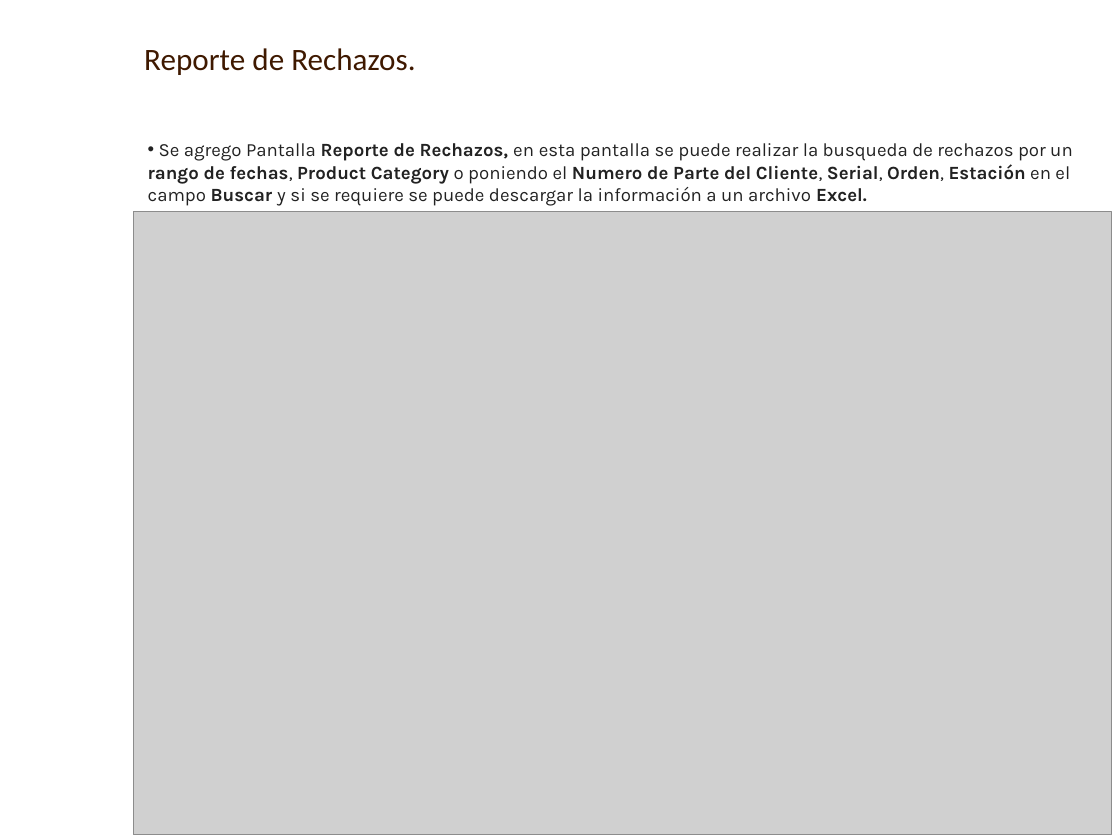
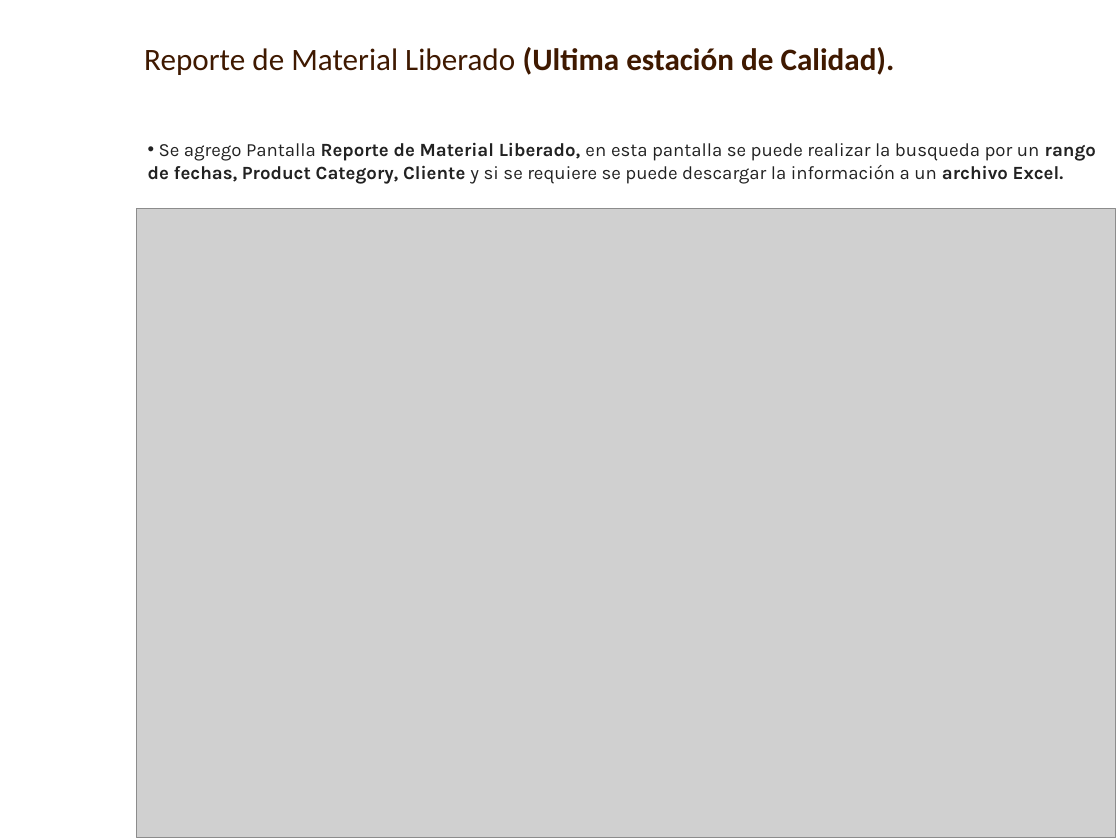
Before and after one commit to AXDELAROSA/CONTROL_QUALITY, a slide deck: slide 2 of 70_LIBERACION_QC/Docs/[QC] Reporte Material Liberado.pptx. Drawn at 1120x840 pixels with LibreOffice and Linux fonts; fonts in the diff are those of the drawing; grey boxes stand for pictures; background and template pictures are left out. Boxes give left, top, right and bottom in pixels: in the first picture for what was removed or moved away, otherwise in the second. Text is boxed around its words. In the diff, an @@ line names an element or a change of style, - is before the commit and + after.

Commit message:
se eliminaron archivos que no se ocupaban

```diff
--- a/70_LIBERACION_QC/Docs/[QC] Reporte Material Liberado.pptx
+++ b/70_LIBERACION_QC/Docs/[QC] Reporte Material Liberado.pptx
@@ text at box(144, 47, 895, 75): text changed; bold on @@
-Reporte de Rechazos.
+Reporte de Material Liberado (Ultima estación de Calidad).
@@ text at box(148, 143, 1096, 184): text changed @@
-• Se agrego Pantalla Reporte de Rechazos, en esta pantalla se puede realizar la busqueda de rechazos por un rango de fechas, Product Category o poniendo el Numero de Parte del Cliente, Serial, Orden, Estación en el campo Buscar y si se requiere se puede descargar la información a un archivo Excel.
+• Se agrego Pantalla Reporte de Material Liberado, en esta pantalla se puede realizar la busqueda por un rango de fechas, Product Category, Cliente y si se requiere se puede descargar la información a un archivo Excel.
@@ picture: place and size @@
-picture at box(133, 212, 1111, 834)
+picture at box(137, 208, 1116, 838)
```
Also in this commit, not shown: 1 other slide changed, 13 other files.
